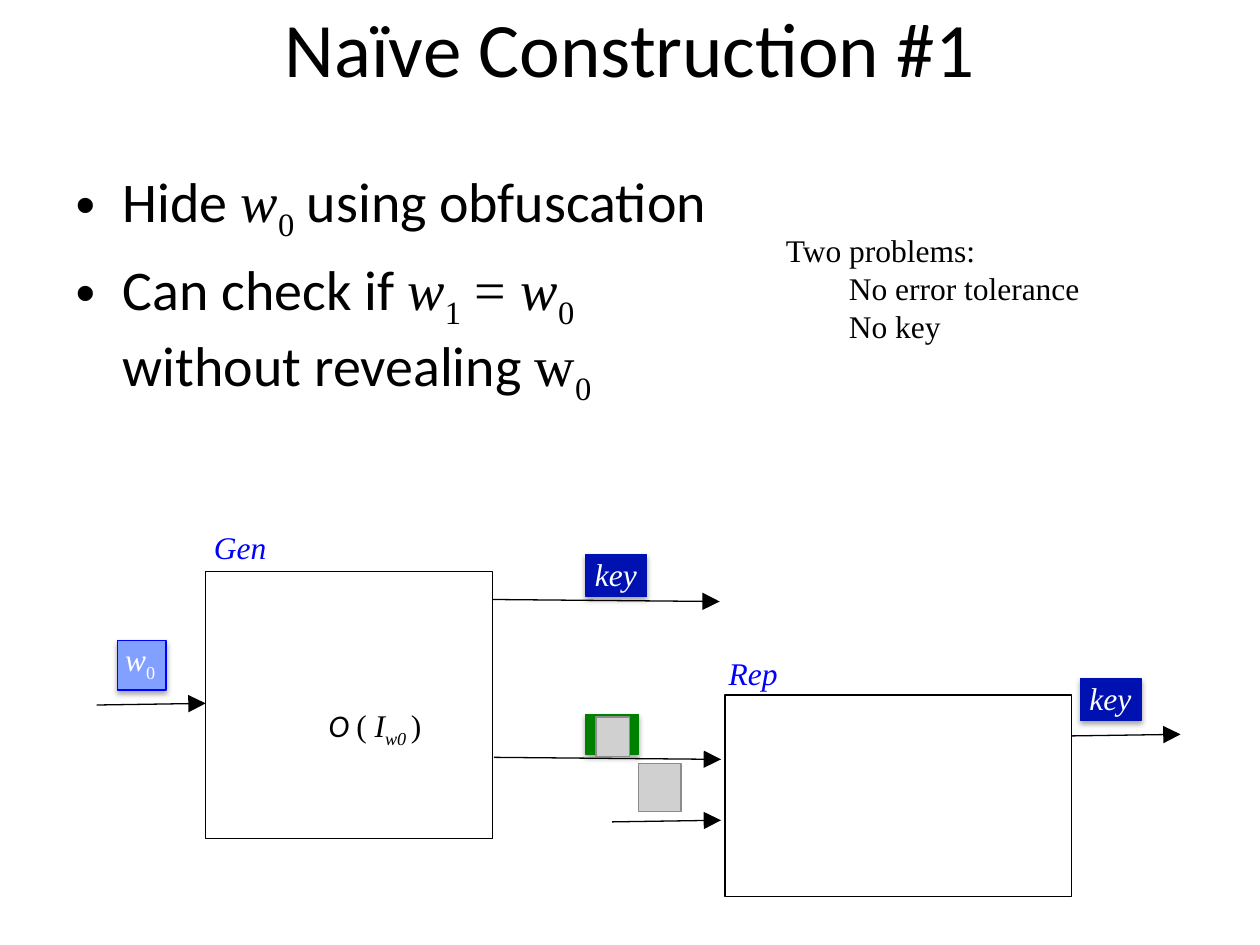
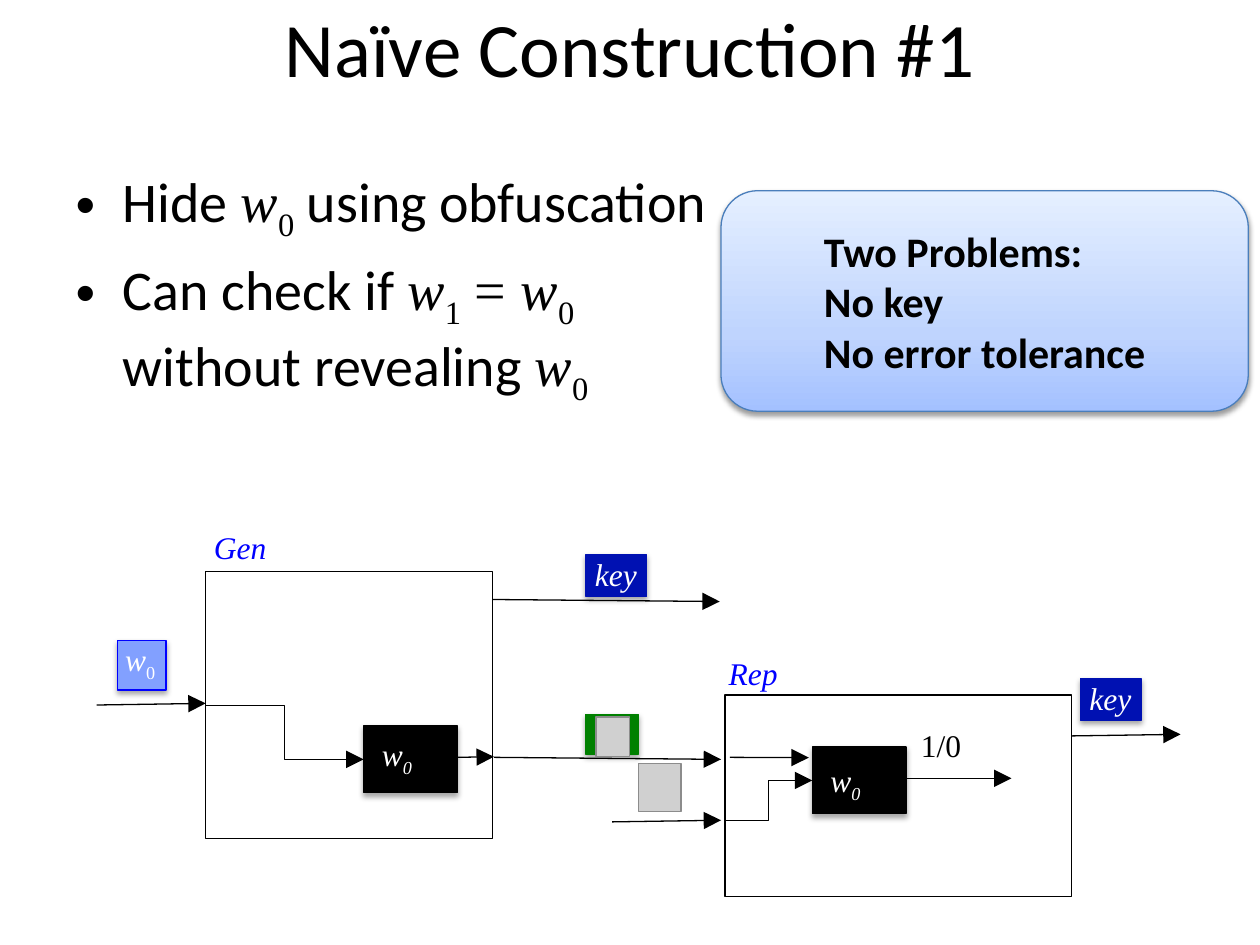
Before and after one commit to xianruimeng/comp-fuzzy-ext, a slide deck: slide 12 of constantRate/KeyDerivationWithNegativeUsable.pptx. Drawn at 1260x945 pixels with LibreOffice and Linux fonts; fonts in the diff are those of the drawing; grey boxes stand for pictures. Boxes give left, top, right and bottom in pixels: in the first picture for what was removed or moved away, otherwise in the second. Text is boxed around its words. In the diff, an @@ line names an element or a change of style, - is before the commit and + after.

```diff
--- a/constantRate/KeyDerivationWithNegativeUsable.pptx
+++ b/constantRate/KeyDerivationWithNegativeUsable.pptx
@@ rounded rectangle "Two Problems:": place and size @@
-rounded rectangle "Two Problems:" at <box>786,240,1079,344</box>
+rounded rectangle "Two Problems:" at <box>721,190,1247,411</box>
@@ rounded rectangle "Two Problems:" at <box>721,190,1247,411</box>: vertical alignment top to middle; fill none to gradient #A4C4FF to #BFD4FF to #E6EEFF; outline none to #4B7EBC 0.75 pt; shadow on @@
@@ text in rounded rectangle at <box>824,237,1082,324</box>: text changed; size 18 to 24 pt; font Times New Roman to Calibri; bold on @@
-Two problems:
+Two Problems:
+No key
@@ text in rounded rectangle at <box>849,316,940,344</box>: paragraph removed @@
-  No key
@@ text in rounded rectangle at <box>824,338,1145,369</box>: size 18 to 24 pt, font Times New Roman to Calibri, bold on in "No error tolerance"; list level 2 to 1 in "No error tolerance" @@
@@ elbow arrow added from (205, 706) to (363, 760), #000000 0.75 pt @@
@@ text removed at <box>329,716,350,738</box> @@
-O ( Iw0 )
@@ rectangle added at <box>363,726,456,793</box>, fill #000000, outline #000000 0.75 pt @@
@@ text added at <box>369,730,431,780</box>, 18 pt, text #FFFFFF, italic @@
+w0
@@ rectangle added at <box>813,747,906,814</box>, fill #000000, outline #000000 0.75 pt @@
@@ text added at <box>921,736,961,758</box>, 18 pt, text #000000 @@
+1/0
@@ arrow added from (457, 757) to (494, 757), #000000 0.75 pt @@
@@ arrow added from (730, 757) to (809, 757), #000000 0.75 pt @@
@@ text added at <box>818,755,879,805</box>, 18 pt, text #FFFFFF, italic @@
+w0
@@ arrow added from (906, 779) to (1012, 779), #000000 0.75 pt @@
@@ elbow arrow added from (724, 820) to (813, 780), #000000 0.75 pt @@
```
Also in this commit, not shown: 5 other slides changed, 10 slides added.
